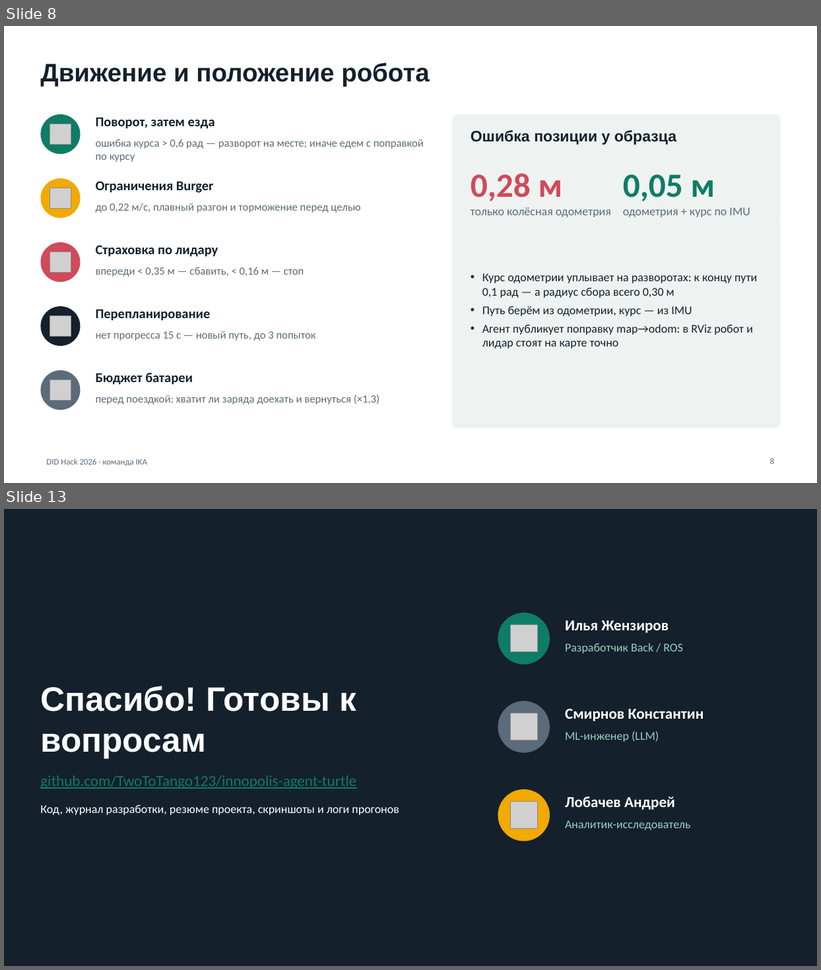
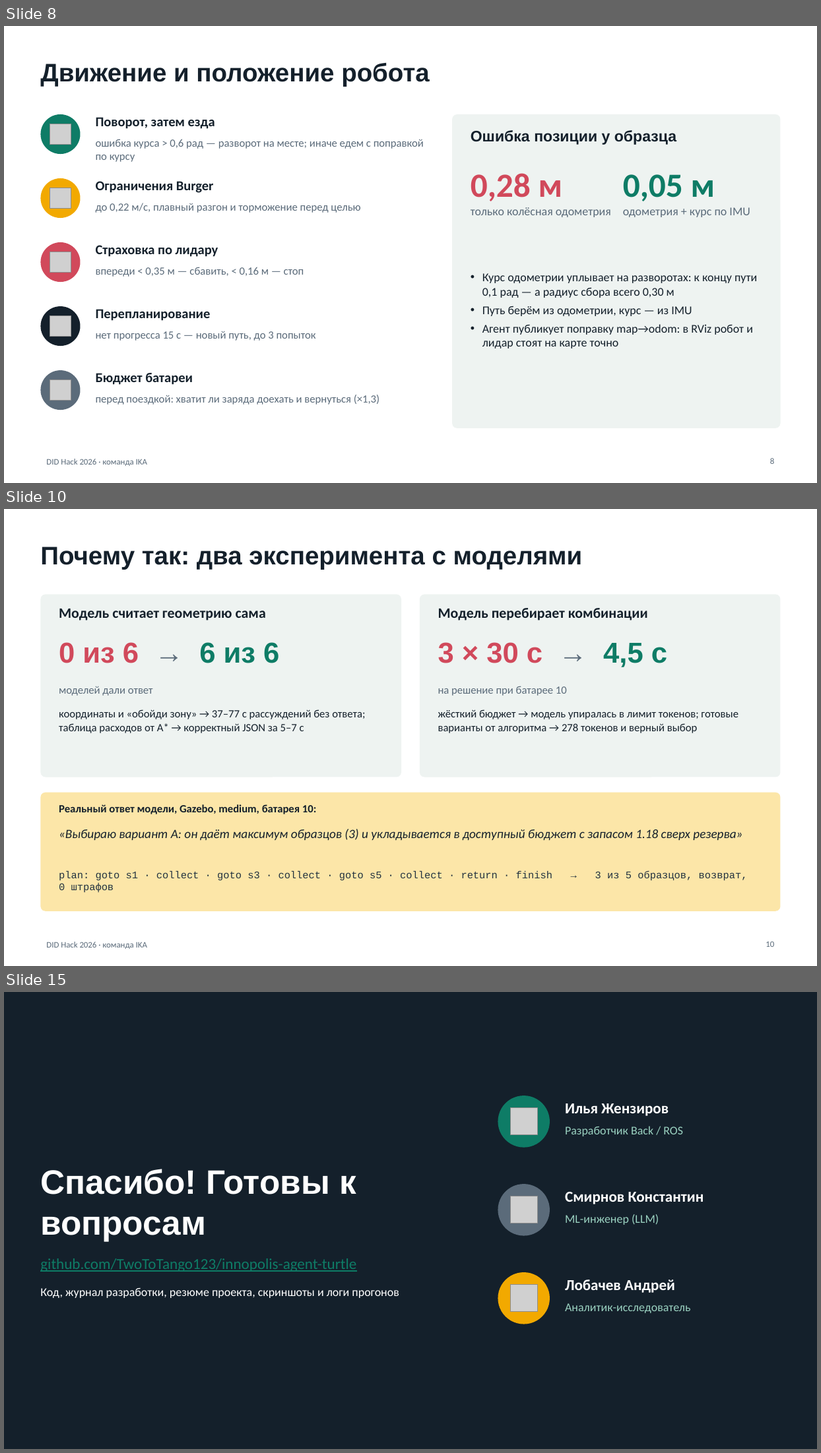
Before and after one commit to TwoToTango123/innopolis-agent-turtle, a slide deck: docs/DID_Hack_IKA_Защита_прототипа.pptx. Shown one above the other, each under a label of ours: slides 8 and 13 before the commit, slides 8, 10 and 15 after it; the slides between them are not shown. The pictures are 821x970 and 821x1453 pixels, drawn with LibreOffice and Linux fonts; fonts in the diff are those of the drawing; grey boxes stand for pictures. Boxes give left, top, right and bottom in pixels: in the first picture for what was removed or moved away, otherwise in the second. Text is boxed around its words. In the diff, an @@ line names an element or a change of style, - is before the commit and + after.

```diff
--- a/docs/DID_Hack_IKA_Защита_прототипа.pptx
+++ b/docs/DID_Hack_IKA_Защита_прототипа.pptx
@@ slide 10 added at box(4, 509, 817, 966), background #FFFFFF; not listed: 1 template element that a slide beside it also shows @@
@@ title added at box(40, 547, 583, 570), 30 pt, text #14202B, bold @@
+Почему так: два эксперимента с моделями
@@ rounded rectangle added at box(40, 594, 402, 778), fill #EEF3F1 @@
@@ rounded rectangle added at box(420, 594, 781, 778), fill #EEF3F1 @@
@@ text added at box(59, 609, 266, 621), 17 pt, text #14202B, bold @@
+Модель считает геометрию сама
@@ text added at box(438, 608, 648, 621), 17 pt, text #14202B, bold @@
+Модель перебирает комбинации
@@ text added at box(59, 642, 279, 663), 34 pt, text #D1495B, bold @@
+0 из 6 → 6 из 6
@@ text added at box(438, 642, 667, 667), 34 pt, text #D1495B, bold @@
+3 × 30 с → 4,5 с
@@ text added at box(59, 687, 153, 696), 13 pt, text #5B6B7A @@
+моделей дали ответ
@@ text added at box(438, 686, 567, 696), 13 pt, text #5B6B7A @@
+на решение при батарее 10
@@ text added at box(59, 710, 365, 733), 13 pt, text #14202B @@
+координаты и «обойди зону» → 37–77 с рассуждений без ответа; таблица расходов от A* → корректный JSON за 5–7 с
@@ text added at box(438, 710, 739, 733), 13 pt, text #14202B @@
+жёсткий бюджет → модель упиралась в лимит токенов; готовые варианты от алгоритма → 278 токенов и верный выбор
@@ rounded rectangle added at box(40, 793, 781, 912), fill #FCE6A8 @@
@@ text added at box(59, 805, 316, 815), 13 pt, text #14202B, bold @@
+Реальный ответ модели, Gazebo, medium, батарея 10:
@@ text added at box(59, 829, 743, 840), 15 pt, text #14202B, italic @@
+«Выбираю вариант A: он даёт максимум образцов (3) и укладывается в доступный бюджет с запасом 1.18 сверх резерва»
@@ text added at box(59, 871, 748, 881), 12 pt, text #22323F @@
+plan: goto s1 · collect · goto s3 · collect · goto s5 · collect · return · finish → 3 из 5 образцов, возврат, 0 штрафов
@@ page number added at box(766, 942, 774, 947), 10 pt, text #5B6B7A @@
+10
@@ what was slide 13 is now slide 15 @@
```
Also in this commit, not shown: 9 slides changed, 1 other slide added.
